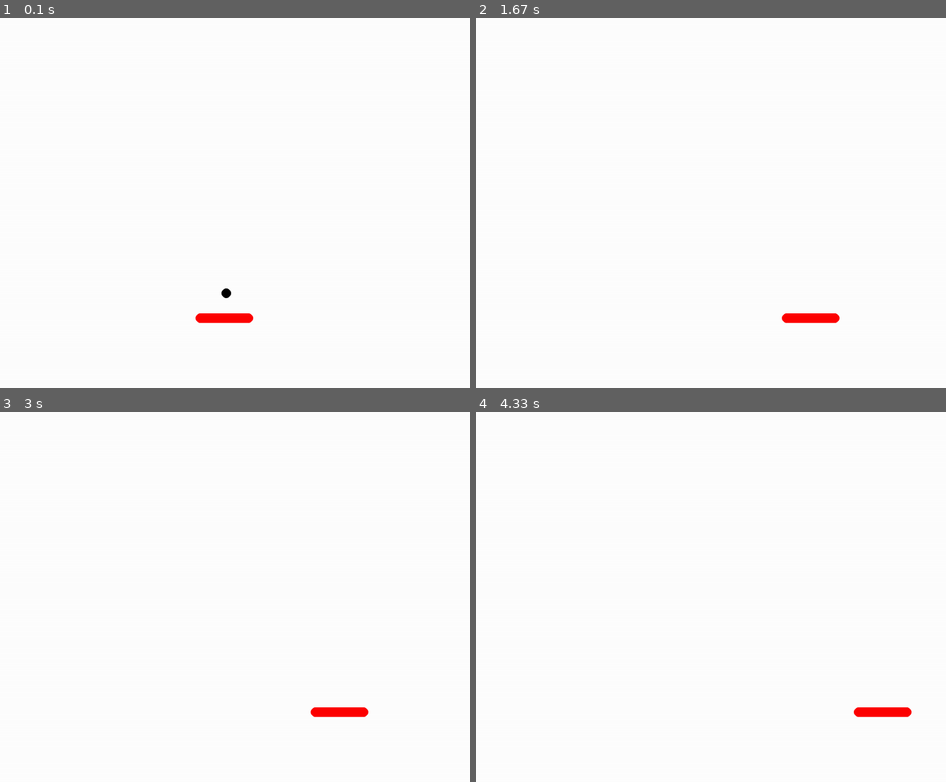
Above: before the commit, frames 1-4 (two rows, left to right).
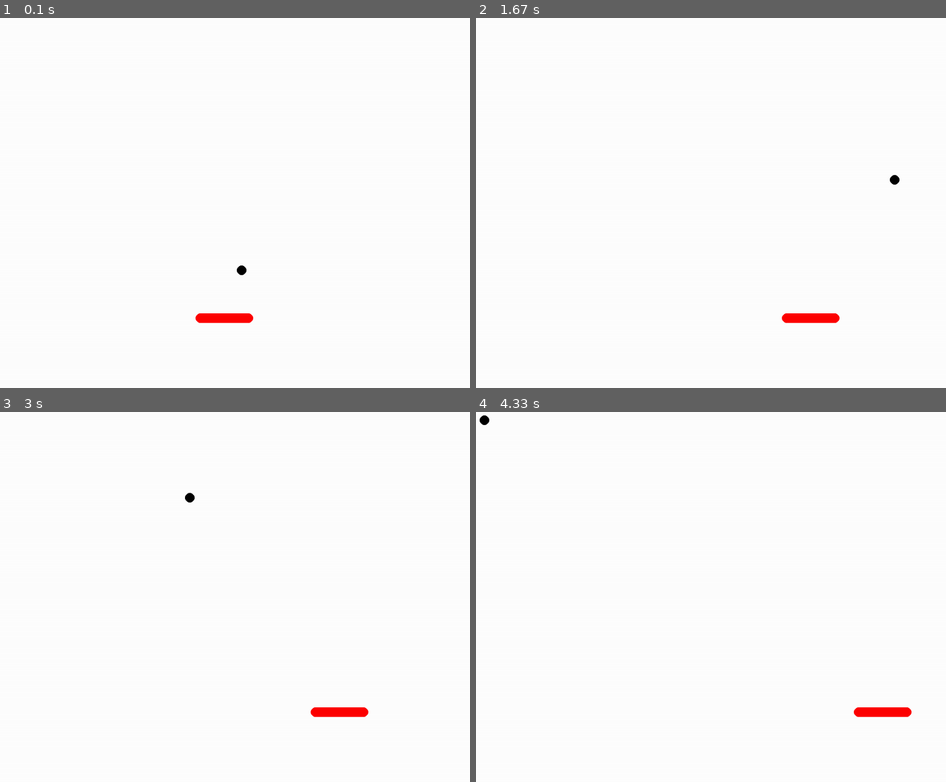
Above: after the commit, the same moments.

Repository: MacAndKaj/Paranoid
Game: pygame game, started from Main.py
Same seed, same stepped clock (60 frames per second), same inputs: the game is played once before the commit and once after it.
Inputs:
- Up to frame 1 (0.1 s): no input
- Up to frame 2 (1.67 s): hold Right 0.33-0.8 s; hold Right 0.83-1.3 s; hold Left from 1.33 s (still down)
- Up to frame 3 (3 s): release Left at 1.87 s; hold Left 1.9-2.3 s; hold Right 2.33-2.97 s
- Up to frame 4 (4.33 s): hold Left 3-3.47 s; hold Right 3.5-3.97 s; hold Right from 4 s (still down)

The runs differ from the first frame. In frame 1, less than 0.1% of the frame differs, in the area x 47-53%, y 66-76%; in frame 2, less than 0.1%; in frame 3, less than 0.1%; in frame 4, less than 0.1%.

Commit message:
fizyka kulki

Diff:
--- a/Ball.py
+++ b/Ball.py
@@ -1,7 +1,7 @@
 from pygame import Rect, display, draw
 from pygame.constants import *
 from Consts import *
-from math import cos, sin
+from math import cos, sin, radians
 
 
 class Ball(object):
@@ -9,25 +9,28 @@
     prevposition = [int(0.5 * SIZEX), int(0.7 * SIZEY)]
     radius = 10
     step = 10
-    direction = 30  # degrees
+    direction = -20  # degrees
 
     def __init__(self) -> None:
         self.Rectangle = Rect(self.position, (self.radius, self.radius))
 
     def __setPosition(self):
-        self.position[0] += int(self.step * cos(self.direction))
-        self.position[1] -= int(self.step * sin(self.direction))
+        self.position[0] += int(self.step * cos(radians(self.direction)))
+        self.position[1] += int(self.step * sin(radians(self.direction)))
 
     def __borders(self):
-        print(self.position)
-        if self.position[0] == SIZEX - self.radius or self.position[0] == self.radius:
-            print(self.direction,'SIZEX')
-            self.direction *= (-1)
-        elif self.position[1] == SIZEY - self.radius or self.position[1] == self.radius:
-            print(self.direction,'SIZEY')
-            self.direction = 90 - (-1*self.direction)
+        if self.position[0] >= SIZEX - self.radius:
+            self.direction = 180-self.direction
+        elif self.position[0] <= self.radius:
+            self.direction = 180-self.direction
+        elif self.position[1] >= SIZEY - self.radius:
+            print(self.direction, '3')
+            self.direction = (0-self.direction)
+        elif self.position[1] <= self.radius:
+            print(self.direction, '4')
+            self.direction = (0-self.direction)
 
-    def __handleDirection(self):
+    def __handleDirection(self,obstacles):
         if SIZEX - self.radius > self.position[0] > self.radius and \
                 SIZEY - self.radius > self.position[1] > self.radius:
             self.__setPosition()
@@ -35,6 +38,6 @@
             self.__borders()
             self.__setPosition()
 
-    def update(self):
-        self.__handleDirection()
+    def update(self,obstacles):
+        self.__handleDirection(obstacles)
         draw.circle(display.get_surface(), (0, 0, 0), self.position, self.radius)
--- a/Main.py
+++ b/Main.py
@@ -13,6 +13,7 @@
 Done: bool = False
 paranoid = Desk()
 ball = Ball()
+obstacles = []
 while not Done:
     for event in Event.get():
         if event.type == pygame.QUIT:
@@ -23,7 +24,7 @@
 
     screen.fill((255, 255, 255))
     paranoid.update(keys)
-    ball.update()
+    ball.update(obstacles)
     pygame.display.flip()
     Clock().tick(40)
 
